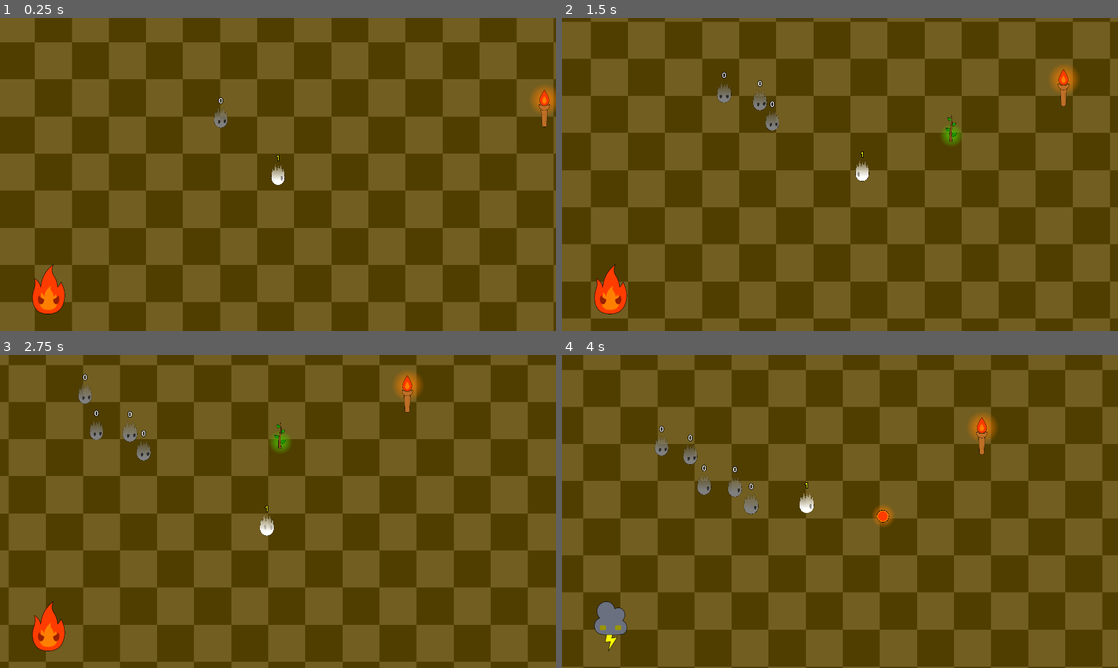
Above: before the commit, frames 1-4 (two rows, left to right).
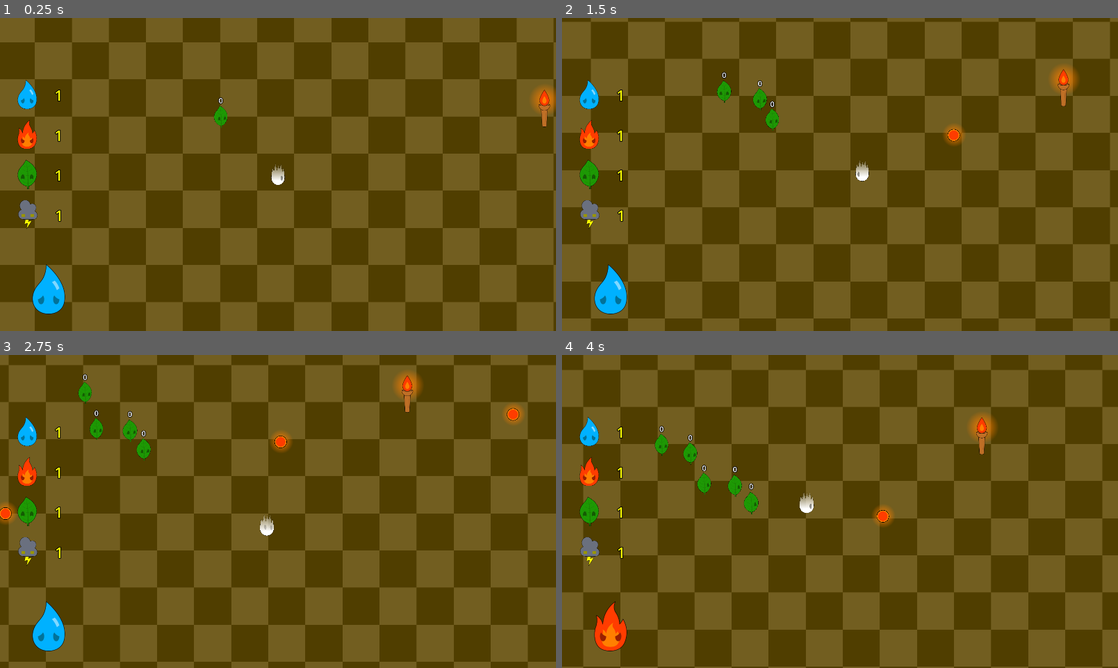
Above: after the commit, the same moments.

Repository: ICICLE-Studios/Soul-of-Nature
Game: Godot game, scene res://scenes/level.tscn
Same seed, same stepped clock (60 frames per second), same inputs: the game is played once before the commit and once after it.
Inputs (mouse positions are in pixels of both pictures, inside the frame that each line leads up to):
- Up to frame 1 (0.25 s): no input
- Up to frame 2 (1.5 s): move the mouse to (962, 158) at 0.52 s; hold Right (ui_right) 0.53-1.28 s; click (962, 158) at 0.6 s; tap F (spawn_enemy) at 0.8, 1.35 s; move the mouse to (728, 190) at 1.27 s; hold Down (ui_down) from 1.28 s (still down)
- Up to frame 3 (2.75 s): click (166, 527) at 1.55 s; move the mouse to (333, 442) at 2.02 s; release Down (ui_down) at 2.03 s; hold Right (ui_right) from 2.03 s (still down); click (333, 442) at 2.1 s; tap F (spawn_enemy) at 2.3 s
- Up to frame 4 (4 s): move the mouse to (812, 574) at 2.77 s; release Right (ui_right) at 2.78 s; hold Up (ui_up) 2.78-3.53 s; right-click (812, 574) at 2.85 s; click (812, 574) at 3.05 s; move the mouse to (1006, 558) at 3.52 s; hold Left (ui_left) from 3.53 s (still down); tap F (spawn_enemy) at 3.6 s; click (1006, 558) at 3.67 s

The runs differ from the first frame. In frame 1, 1.7% of the frame differs, in the area x 3-51%, y 19-95%; in frame 2, 2.2%; in frame 3, 2.7%, in the area x 0-95%, y 8-95%; in frame 4, 2.4%.

Commit message:
Elemental resistances, element levels
Major player and enemy refactor
Enemies now have elemental resistances
Added element levels and its UI
Added element change sounds

Diff:
--- a/scenes/enemies/soul_enemy.tscn
+++ b/scenes/enemies/soul_enemy.tscn
@@ -1,7 +1,7 @@
 [gd_scene load_steps=9 format=3 uid="uid://08qf6t8vh2oh"]
 
 [ext_resource type="Script" path="res://scripts/enemies/enemy_controller.gd" id="1_vltg6"]
-[ext_resource type="Texture2D" uid="uid://bnvsuvenhnaif" path="res://sprites/characters/EnemySoul/ElementsSoulEnemy1.png" id="2_n86ed"]
+[ext_resource type="Texture2D" uid="uid://hcb1mnvqicr8" path="res://sprites/characters/EnemyPlant/ElementsPlant1.png" id="2_p8x0i"]
 
 [sub_resource type="CircleShape2D" id="CircleShape2D_kmxbj"]
 radius = 20.0
@@ -81,8 +81,9 @@
 motion_mode = 1
 wall_min_slide_angle = 0.0
 script = ExtResource("1_vltg6")
-enemy_folder_name = null
-enemy_file_name = null
+enemy_element = 3
+enemy_folder_name = "EnemyPlant"
+enemy_file_name = "ElementsPlant"
 
 [node name="CollisionShape2D" type="CollisionShape2D" parent="."]
 shape = SubResource("CircleShape2D_kmxbj")
@@ -106,7 +107,7 @@
 
 [node name="Sprite" type="Sprite2D" parent="."]
 scale = Vector2(0.15, 0.15)
-texture = ExtResource("2_n86ed")
+texture = ExtResource("2_p8x0i")
 
 [node name="AnimationPlayer" type="AnimationPlayer" parent="Sprite"]
 libraries = {
--- a/scenes/level.tscn
+++ b/scenes/level.tscn
@@ -13,6 +13,11 @@
 [ext_resource type="Texture2D" uid="uid://hcb1mnvqicr8" path="res://sprites/characters/EnemyPlant/ElementsPlant1.png" id="9_y66vn"]
 [ext_resource type="Texture2D" uid="uid://5d8i47pbtb0p" path="res://sprites/characters/EnemyElectricity/ElementsElectricity1.png" id="10_72lfl"]
 [ext_resource type="Texture2D" uid="uid://t20j8fn3pqcq" path="res://sprites/items/Item_Fire.png" id="11_y1www"]
+[ext_resource type="AudioStream" uid="uid://baepyd2x2kkj7" path="res://audios/change_element_to_fire.ogg" id="14_8i4p8"]
+[ext_resource type="AudioStream" uid="uid://dpsbpj7jywq33" path="res://audios/change_element_to_plant.ogg" id="15_jryyq"]
+[ext_resource type="AudioStream" uid="uid://dnoko8nxi8pgo" path="res://audios/change_element_to_thunder.ogg" id="16_tpr0u"]
+[ext_resource type="AudioStream" uid="uid://dmw3dd4pfw67i" path="res://audios/change_element_to_water.ogg" id="17_58roi"]
+[ext_resource type="Script" path="res://scripts/element_level_label.gd" id="18_posy2"]
 
 [sub_resource type="CircleShape2D" id="CircleShape2D_yy7ra"]
 
@@ -79,12 +84,6 @@
 
 [sub_resource type="CircleShape2D" id="CircleShape2D_oxssa"]
 
-[sub_resource type="LabelSettings" id="LabelSettings_o1vst"]
-font_size = 64
-font_color = Color(1, 1, 0, 1)
-outline_size = 20
-outline_color = Color(0, 0, 0, 1)
-
 [sub_resource type="NavigationPolygon" id="NavigationPolygon_5vf1p"]
 vertices = PackedVector2Array(256, -256, 256, 256, -256, 256, -256, -256)
 polygons = Array[PackedInt32Array]([PackedInt32Array(0, 1, 2, 3)])
@@ -93,6 +92,12 @@
 [sub_resource type="CircleShape2D" id="CircleShape2D_bgd8u"]
 radius = 20.0
 
+[sub_resource type="LabelSettings" id="LabelSettings_kbcjx"]
+font_size = 128
+font_color = Color(1, 1, 0, 1)
+outline_size = 24
+outline_color = Color(0, 0, 0, 1)
+
 [node name="Level" type="Node2D"]
 
 [node name="Player" type="CharacterBody2D" parent="."]
@@ -119,25 +124,6 @@
 
 [node name="CollisionShape2D" type="CollisionShape2D" parent="Player/Area2D"]
 shape = SubResource("CircleShape2D_oxssa")
-
-[node name="LevelLabel" type="Label" parent="Player"]
-z_index = 100
-anchors_preset = 7
-anchor_left = 0.5
-anchor_top = 1.0
-anchor_right = 0.5
-anchor_bottom = 1.0
-offset_left = -14.0
-offset_top = -38.0
-offset_right = 127.0
-offset_bottom = 53.0
-grow_horizontal = 2
-grow_vertical = 0
-scale = Vector2(0.2, 0.2)
-text = "1"
-label_settings = SubResource("LabelSettings_o1vst")
-horizontal_alignment = 1
-vertical_alignment = 1
 
 [node name="Map" type="Node2D" parent="."]
 unique_name_in_owner = true
@@ -159,8 +145,9 @@
 
 [node name="FireWorldItem" type="StaticBody2D" parent="Items"]
 position = Vector2(560, 0)
-collision_layer = 2
+collision_layer = 3
 script = ExtResource("4_nlnds")
+item_element = 2
 
 [node name="CollisionShape" type="CollisionShape2D" parent="Items/FireWorldItem"]
 shape = SubResource("CircleShape2D_bgd8u")
@@ -180,8 +167,6 @@
 unique_name_in_owner = true
 
 [node name="SoulEnemy" parent="Enemies" instance=ExtResource("4_uut6c")]
-enemy_folder_name = "EnemySoul"
-enemy_file_name = "ElementsSoulEnemy"
 
 [node name="Attacks" type="Node2D" parent="."]
 unique_name_in_owner = true
@@ -199,3 +184,83 @@
 fire_icon = ExtResource("6_d5lng")
 plant_icon = ExtResource("9_y66vn")
 electric_icon = ExtResource("10_72lfl")
+
+[node name="ChangeToFireAudio" type="AudioStreamPlayer" parent="PlayerCamera/CurrentElement"]
+stream = ExtResource("14_8i4p8")
+volume_db = -6.0
+
+[node name="ChangeToPlantAudio" type="AudioStreamPlayer" parent="PlayerCamera/CurrentElement"]
+stream = ExtResource("15_jryyq")
+volume_db = -6.0
+
+[node name="ChangeToThunderAudio" type="AudioStreamPlayer" parent="PlayerCamera/CurrentElement"]
+stream = ExtResource("16_tpr0u")
+volume_db = -6.0
+
+[node name="ChangeToWaterAudio" type="AudioStreamPlayer" parent="PlayerCamera/CurrentElement"]
+stream = ExtResource("17_58roi")
+volume_db = -6.0
+
+[node name="WaterElementLevelIcon" type="Sprite2D" parent="PlayerCamera"]
+position = Vector2(-433, -138)
+scale = Vector2(0.196429, 0.196429)
+texture = ExtResource("8_ylhh0")
+
+[node name="WaterLevelLabel" type="Label" parent="PlayerCamera/WaterElementLevelIcon"]
+offset_left = 239.273
+offset_top = -96.7272
+offset_right = 692.273
+offset_bottom = 111.273
+text = "1"
+label_settings = SubResource("LabelSettings_kbcjx")
+vertical_alignment = 1
+script = ExtResource("18_posy2")
+target_element = 1
+
+[node name="FireElementLevelIcon" type="Sprite2D" parent="PlayerCamera"]
+position = Vector2(-433, -69)
+scale = Vector2(0.196429, 0.196429)
+texture = ExtResource("6_d5lng")
+
+[node name="FireLevelLabel" type="Label" parent="PlayerCamera/FireElementLevelIcon"]
+offset_left = 239.273
+offset_top = -96.7272
+offset_right = 692.273
+offset_bottom = 111.273
+text = "1"
+label_settings = SubResource("LabelSettings_kbcjx")
+vertical_alignment = 1
+script = ExtResource("18_posy2")
+target_element = 2
+
+[node name="PlantElementLevelIcon" type="Sprite2D" parent="PlayerCamera"]
+position = Vector2(-433, 0)
+scale = Vector2(0.196429, 0.196429)
+texture = ExtResource("9_y66vn")
+
+[node name="PlantLevelLabel" type="Label" parent="PlayerCamera/PlantElementLevelIcon"]
+offset_left = 239.273
+offset_top = -96.7272
+offset_right = 692.273
+offset_bottom = 111.273
+text = "1"
+label_settings = SubResource("LabelSettings_kbcjx")
+vertical_alignment = 1
+script = ExtResource("18_posy2")
+target_element = 3
+
+[node name="ElectricElementLevelIcon" type="Sprite2D" parent="PlayerCamera"]
+position = Vector2(-432, 69)
+scale = Vector2(0.196429, 0.196429)
+texture = ExtResource("10_72lfl")
+
+[node name="ElectricLevelLabel" type="Label" parent="PlayerCamera/ElectricElementLevelIcon"]
+offset_left = 239.273
+offset_top = -96.7272
+offset_right = 692.273
+offset_bottom = 111.273
+text = "1"
+label_settings = SubResource("LabelSettings_kbcjx")
+vertical_alignment = 1
+script = ExtResource("18_posy2")
+target_element = 4
--- a/scripts/attacks/player_fireball.gd
+++ b/scripts/attacks/player_fireball.gd
@@ -1,22 +1,22 @@
-class_name PlayerFireball
 extends Area2D
 
 
 signal killed_enemy()
 
+const GAME_ELEMENT = preload("res://scripts/game_element.gd").GameElement
 const SPEED = 300.0
 
-var motion_direction : Vector2
+var _motion_direction : Vector2
 
 
 func _ready():
-	motion_direction = get_local_mouse_position().normalized()
-	if motion_direction.is_zero_approx():
-		motion_direction = Vector2(1.0, 0.0)
+	_motion_direction = get_local_mouse_position().normalized()
+	if _motion_direction.is_zero_approx():
+		_motion_direction = Vector2(1.0, 0.0)
 
 
 func _physics_process(delta):
-	position += motion_direction * SPEED * delta
+	position += _motion_direction * SPEED * delta
 
 
 func _on_destroy_timer_timeout():
@@ -24,8 +24,9 @@
 
 
 func hit_enemy(body):
+	# Not an Enemy? Ignore.
+	if not body.get_collision_layer_value(2):
+		return
 
-	if body.get_collision_layer() == 2:
-		body.kill()
-		killed_enemy.emit()
-		queue_free()
+	body.touched_by_player_attack(GAME_ELEMENT.FIRE)
+	queue_free()
--- a/scripts/attacks/player_plant.gd
+++ b/scripts/attacks/player_plant.gd
@@ -1,8 +1,9 @@
-class_name PlayerPlant
 extends Area2D
 
 
 signal killed_enemy()
+
+const GAME_ELEMENT = preload("res://scripts/game_element.gd").GameElement
 
 
 func _on_destroy_timer_timeout():
@@ -10,7 +11,9 @@
 
 
 func hit_enemy(body):
-	if body.get_collision_layer() == 2:
-		body.kill()
-		killed_enemy.emit()
-		queue_free()
+	# Not an Enemy? Ignore.
+	if not body.get_collision_layer_value(2):
+		return
+
+	body.touched_by_player_attack(GAME_ELEMENT.PLANT)
+	queue_free()
--- a/scripts/current_element_display.gd
+++ b/scripts/current_element_display.gd
@@ -1,5 +1,7 @@
 extends Sprite2D
 
+
+const GAME_ELEMENT = preload("res://scripts/game_element.gd").GameElement
 
 @export var water_icon : CompressedTexture2D
 @export var fire_icon : CompressedTexture2D
@@ -9,14 +11,19 @@
 
 func _ready():
 	%Player.player_changed_element.connect(_on_player_changed_element)
+	texture = water_icon
 
 
-func _on_player_changed_element(element):
-	if element == 0:
+func _on_player_changed_element(element : GAME_ELEMENT) -> void:
+	if element == GAME_ELEMENT.WATER:
 		texture = water_icon
-	elif element == 1:
+		$ChangeToWaterAudio.play()
+	elif element == GAME_ELEMENT.FIRE:
 		texture = fire_icon
-	elif element == 2:
+		$ChangeToFireAudio.play()
+	elif element == GAME_ELEMENT.PLANT:
 		texture = plant_icon
+		$ChangeToPlantAudio.play()
 	else:
 		texture = electric_icon
+		$ChangeToThunderAudio.play()
--- /dev/null
+++ b/scripts/element_level_label.gd
@@ -0,0 +1,14 @@
+extends Label
+
+
+const GAME_ELEMENT = preload("res://scripts/game_element.gd").GameElement
+
+@export var target_element : GAME_ELEMENT
+
+func _ready():
+	%Player.player_leveled_up_element.connect(_on_player_leveled_up_element)
+
+
+func _on_player_leveled_up_element(element : GAME_ELEMENT, level : int) -> void:
+	if element == target_element:
+		text = str(level)
--- a/scripts/enemies/enemy_controller.gd
+++ b/scripts/enemies/enemy_controller.gd
@@ -1,17 +1,25 @@
 extends CharacterBody2D
 
+
+const GAME_ELEMENT = preload("res://scripts/game_element.gd").GameElement
 const SPEED = 50.0
 const SPRITE_PATH_BASE = "res://sprites/characters/%s/%s%s.png"
 
+static var _enemy_general_level = 0
+
+## The Element of this Enemy.
+@export var enemy_element : GAME_ELEMENT
+
+## The name of the folder found in [code]res://sprites/characters/[/code] that points to this Enemy's sprites.
 @export var enemy_folder_name : String = "EnemySoul"
+
+## The base name for all sprites found in its sprite folder.
 @export var enemy_file_name : String = "ElementsSoulEnemy"
 
+@onready var _enemy_level = _enemy_general_level
 @onready var nav_agent = $Navigation/NavigationAgent2D
 @onready var sprite = $Sprite
 @onready var level_label = $LevelLabel
-
-static var _enemy_general_level = 0;
-@onready var _enemy_level = _enemy_general_level
 
 # Load the corresponding Enemy Sprites
 @onready var look_down_sprite = load(SPRITE_PATH_BASE % [enemy_folder_name, enemy_file_name, "1"])
@@ -23,13 +31,48 @@
 @onready var look_left_sprite = load(SPRITE_PATH_BASE % [enemy_folder_name, enemy_file_name, "7"])
 @onready var look_down_left_sprite = load(SPRITE_PATH_BASE % [enemy_folder_name, enemy_file_name, "8"])
 
-var detection = null
+var player : CharacterBody2D
+var detection
 var start_position
 
-func kill():
+
+## Call this method whenever a Player Attack affects this Enemy.
+func touched_by_player_attack(attack_element : GAME_ELEMENT) -> void:
+	if _can_be_defeated_by_element(attack_element):
+		be_defeated()
+
+
+## Returns [code]true[/code] if the passed GameElement counters this Enemy's Element. [code](item_element)[/code]
+func _can_be_defeated_by_element(element : GAME_ELEMENT) -> bool:
+
+	# If this Enemy's Element is of Neutral type, be defeated by any Element.
+	if enemy_element == GAME_ELEMENT.NEUTRAL:
+		return true
+	elif element == GAME_ELEMENT.WATER:
+		return enemy_element == GAME_ELEMENT.FIRE
+	elif element == GAME_ELEMENT.FIRE:
+		return enemy_element == GAME_ELEMENT.PLANT
+	elif element == GAME_ELEMENT.PLANT:
+		return enemy_element == GAME_ELEMENT.ELECTRIC
+	elif element == GAME_ELEMENT.ELECTRIC:
+		return enemy_element == GAME_ELEMENT.WATER
+
+	return false
+
+
+## Destroys this Enemy and increases the general enemy level.
+func be_defeated() -> void:
 	detection = null
-	_enemy_general_level+=1
+	_enemy_general_level += 1
+
+	if player == null:
+		player = %Player
+
+	if player != null:
+		player._level_up_element(enemy_element, 1)
+
 	queue_free()
+
 
 func _ready():
 	start_position = self.global_position
@@ -54,6 +97,7 @@
 		nav_agent.target_position = position
 
 	_look_at_target_direction()
+
 
 func _on_timer_timeout():
 	_make_path()
--- /dev/null
+++ b/scripts/game_element.gd
@@ -0,0 +1,7 @@
+enum GameElement {
+	NEUTRAL,
+	WATER,
+	FIRE,
+	PLANT,
+	ELECTRIC
+}
--- a/scripts/player_controller.gd
+++ b/scripts/player_controller.gd
@@ -1,20 +1,18 @@
+class_name PlayerController
 extends CharacterBody2D
 
-enum Element {
-	WATER,
-	FIRE,
-	PLANT,
-	ELECTRIC
-}
 
-signal player_changed_element(new_element : Element)
-signal player_leveled_up(new_player_level : int)
+const GAME_ELEMENT = preload("res://scripts/game_element.gd").GameElement
+
+signal player_changed_element(new_element : GAME_ELEMENT)
+signal player_leveled_up_element(element : GAME_ELEMENT, level : int) #TODO: USAME XD
 
 const SPEED = 150.0
 const SPRITE_PATH_BASE = "res://sprites/characters/PlayerSoul/ElementsSoulPlayer%s.png"
+const PLAYER_FIREBALL_SCENE = preload("res://scenes/attacks/player_fireball.tscn")
+const PLAYER_PLANT_SCENE = preload("res://scenes/attacks/player_plant.tscn")
 
 @onready var sprite = $Sprite
-@onready var level_label = $LevelLabel
 @onready var attack_group = %Attacks
 
 # Load the corresponding Player Sprites
@@ -27,11 +25,24 @@
 @onready var look_left_sprite = load(SPRITE_PATH_BASE % "7")
 @onready var look_down_left_sprite = load(SPRITE_PATH_BASE % "8")
 
-var selected_element : Element = Element.PLANT
-var current_level = 1
-var player_fireball_scene = preload("res://scenes/attacks/player_fireball.tscn")
-var player_plant_scene = preload("res://scenes/attacks/player_plant.tscn")
+var selected_element = GAME_ELEMENT.FIRE
+var current_element_roulette_index = 0
 
+var current_water_level = 1
+var current_fire_level = 1
+var current_plant_level = 1
+var current_electric_level = 1
+
+const ELEMENT_ROULETTE = [
+	GAME_ELEMENT.WATER,
+	GAME_ELEMENT.FIRE,
+	GAME_ELEMENT.PLANT,
+	GAME_ELEMENT.ELECTRIC
+]
+
+
+func defeated_enemy():
+	print_debug("Defeated Enemy!")
 
 
 func _ready():
@@ -46,10 +57,11 @@
 		_attack()
 
 	if Input.is_action_just_pressed("spawn_enemy"):
-			var enemy = load("res://scenes/enemies/soul_enemy.tscn")
-			var instance = enemy.instantiate()
-			%Enemies.add_child(instance)
-			print("hey yo")
+		var enemy = load("res://scenes/enemies/soul_enemy.tscn")
+		var instance = enemy.instantiate()
+		%Enemies.add_child(instance)
+		instance.player = %Player
+		print("hey yo")
 
 func _physics_process(_delta):
 	var horizontalInput = Input.get_axis("ui_left", "ui_right")
@@ -69,58 +81,64 @@
 	look_at_target_direction()
 
 
-func _level_up():
-	current_level += 1
-	player_leveled_up.emit(current_level)
-	level_label.text = str(current_level)
+func _level_up_element(element : GAME_ELEMENT, quantity : int) -> void:
+	if element == GAME_ELEMENT.NEUTRAL:
+		return
+
+	if element == GAME_ELEMENT.WATER:
+		current_water_level += 1
+		player_leveled_up_element.emit(element, current_water_level)
+	elif element == GAME_ELEMENT.FIRE:
+		current_fire_level += 1
+		player_leveled_up_element.emit(element, current_fire_level)
+	elif element == GAME_ELEMENT.PLANT:
+		current_plant_level += 1
+		player_leveled_up_element.emit(element, current_plant_level)
+	elif element == GAME_ELEMENT.ELECTRIC:
+		current_electric_level += 1
+		player_leveled_up_element.emit(element, current_electric_level)
 
 
 func _switch_to_next_element():
-	if selected_element == Element.WATER:
-		selected_element = Element.FIRE
-	elif selected_element == Element.FIRE:
-		selected_element = Element.PLANT
-	elif selected_element == Element.PLANT:
-		selected_element = Element.ELECTRIC
-	else:
-		selected_element = Element.WATER
+	current_element_roulette_index += 1
 
+	if current_element_roulette_index >= ELEMENT_ROULETTE.size():
+		current_element_roulette_index = 0
+
+	selected_element = ELEMENT_ROULETTE[current_element_roulette_index]
 	player_changed_element.emit(selected_element)
 
 
 func _attack():
 
-	if selected_element == Element.WATER:
+	if selected_element == GAME_ELEMENT.WATER:
 		_fire_attack()
-	elif selected_element == Element.FIRE:
+	elif selected_element == GAME_ELEMENT.FIRE:
 		_fire_attack()
-	elif selected_element == Element.PLANT:
+	elif selected_element == GAME_ELEMENT.PLANT:
 		_plant_attack()
-	elif selected_element == Element.ELECTRIC:
+	elif selected_element == GAME_ELEMENT.ELECTRIC:
 		_fire_attack()
 
 
 func _fire_attack():
-	var fireball_instance = player_fireball_scene.instantiate()
+	var fireball_instance = PLAYER_FIREBALL_SCENE.instantiate()
 	fireball_instance.position = position
 	attack_group.add_child(fireball_instance)
-	fireball_instance.killed_enemy.connect(_level_up)
 
 
 func _plant_attack():
 	var space_state = get_world_2d().direct_space_state
 	var query = PhysicsRayQueryParameters2D.create(position, get_global_mouse_position())
 	var result = space_state.intersect_ray(query)
-
 	var target_attack_location = get_global_mouse_position()
 
 	if result:
 		target_attack_location = result.position
 
-	var plant_instance = player_plant_scene.instantiate()
+	var plant_instance = PLAYER_PLANT_SCENE.instantiate()
 	plant_instance.position = target_attack_location
 	attack_group.add_child(plant_instance)
-	plant_instance.killed_enemy.connect(_level_up)
 
 
 func look_at_target_direction():
--- a/scripts/world_item.gd
+++ b/scripts/world_item.gd
@@ -1,14 +1,41 @@
-class_name WorldItem
+## A stationary object found in the map that can be destroyed by the Player in order to gain levels on a specific Element.
 extends StaticBody2D
 
-enum Element {
-	WATER,
-	FIRE,
-	PLANT,
-	ELECTRIC
-}
 
-@export var target_element : Element
+const GAME_ELEMENT = preload("res://scripts/game_element.gd").GameElement
 
-func kill():
+## The Player will have its Element level increased by this quantity whenever this World Item is broken.
+## The Element type is specified in [code]item_element[/code].
+@export var levels_on_break : int = 1
+
+## The Element of this World Item.
+@export var item_element : GAME_ELEMENT
+
+
+## Call this method whenever a Player Attack affects this World Item.
+func touched_by_player_attack(attack_element : GAME_ELEMENT) -> void:
+	if _can_be_defeated_by_element(attack_element):
+		be_defeated()
+
+
+## Returns [code]true[/code] if the passed GameElement counters this World Item's Element. [code](item_element)[/code]
+func _can_be_defeated_by_element(element : GAME_ELEMENT) -> bool:
+	# If this World item's Element is of Neutral type, be defeated by any Element.
+	if item_element == GAME_ELEMENT.NEUTRAL:
+		return true
+	elif element == GAME_ELEMENT.WATER:
+		return item_element == GAME_ELEMENT.FIRE
+	elif element == GAME_ELEMENT.FIRE:
+		return item_element == GAME_ELEMENT.PLANT
+	elif element == GAME_ELEMENT.PLANT:
+		return item_element == GAME_ELEMENT.ELECTRIC
+	elif element == GAME_ELEMENT.ELECTRIC:
+		return item_element == GAME_ELEMENT.WATER
+
+	return false
+
+
+## Destroys this World Item.
+func be_defeated() -> void:
+	%Player._level_up_element(item_element, 1)
 	queue_free()
Not shown, added: audios/change_element_to_fire.ogg.import
Not shown, added: audios/change_element_to_plant.ogg.import
Not shown, added: audios/change_element_to_thunder.ogg.import
Not shown, added: audios/change_element_to_water.ogg.import
Not shown: 1 places in scenes/level.tscn that only renumber resources
Not shown, added: audios/change_element_to_fire.ogg
Not shown, added: audios/change_element_to_plant.ogg
Not shown, added: audios/change_element_to_thunder.ogg
Not shown, added: audios/change_element_to_water.ogg
